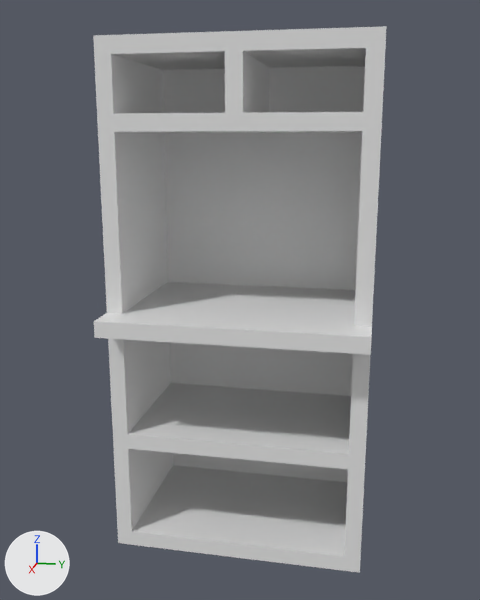
An edit to the Blender file BLENDER/aparador_final.blend, drawn before and after from the same camera.
Both versions are drawn from a camera (50 mm lens) standing at (2.98, 0.99, 1.66) and looking at (0.39, 0.47, 1.01). The axes (+X, +Y, +Z) are drawn at lower left. The lights are the same throughout.

Before the edit, the objects in view are built like this:
```python
me_cube = bpy.data.meshes.new('Cube')
me_cube.from_pydata(...)  # 60 vertices, 41 faces; spans x 0.0..2.38, y 0.0..2.0, z 0.0..2.0
me_cube.materials.append(mat_material)  # white #e7e7e7
ob_bloque_base = bpy.data.objects.new('Bloque base', me_cube)
ob_bloque_base.location = (0.0, 0.0, 0.0)
ob_bloque_base.scale = (0.325, 0.5, 1.0)
```
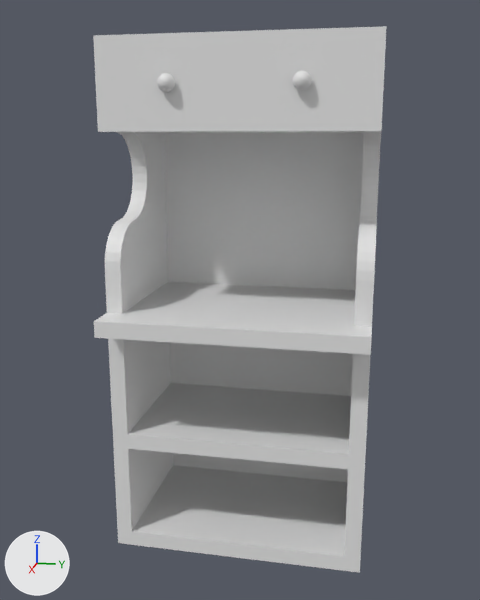
Where the change shows, as pixel boxes (x1, y1, x2, y2) in the pictures (480 x 600 px):
'Cajon', added: after (111, 48, 366, 113)
part 1 of me_cube, built on: (93, 26, 387, 327) in both

The change, as a diff of the scene's bpy script:
```diff
--- a/BLENDER/aparador_final.blend.py
+++ b/BLENDER/aparador_final.blend.py
@@ mat_material_003 @@
+mat_material_003 = principled_material('Material.003')
+mat_material_003.base_color = (0.8, 0.8, 0.8)  # white #e7e7e7
@@ me_cube @@
 # used by ob_bloque_base; location = (0.0, 0.0, 0.0); scale = (0.325, 0.5, 1.0)
-me_cube.from_pydata(...)  # 60 vertices, 41 faces; spans x 0.0..2.38, y 0.0..2.0, z 0.0..2.0
+me_cube.from_pydata(...)  # 170 vertices, 95 faces; spans x 0.0..2.38, y 0.0..2.0, z 0.0..2.0
+# me_cube part 1
+# 6 faces are deleted
+# 110 vertices are added at x 0.96..2.0, y 0.0..2.0, z 1.17..1.68
+# 60 new faces join them
 me_cube.materials.append(mat_material)
@@ me_cube_011 @@
+me_cube_011.from_pydata(...)  # 1162 vertices, 1050 faces; spans x 0.0..2.16, y 0.0..4.31, z 0.0..2.0
+me_cube_011.materials.append(mat_material_003)  # white #e7e7e7
@@ ob_cajon @@
+ob_cajon = bpy.data.objects.new('Cajon', me_cube_011)
+ob_cajon.location = (0.062, 0.062, 1.738)
+ob_cajon.scale = (0.294, 0.203, 0.1)
```
